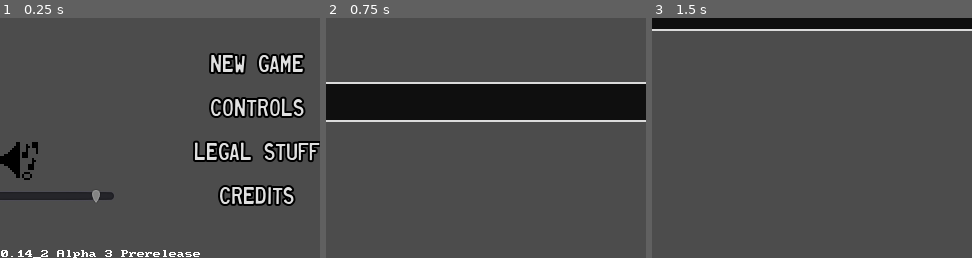
Above: before the commit, frames 1-3 (left to right).
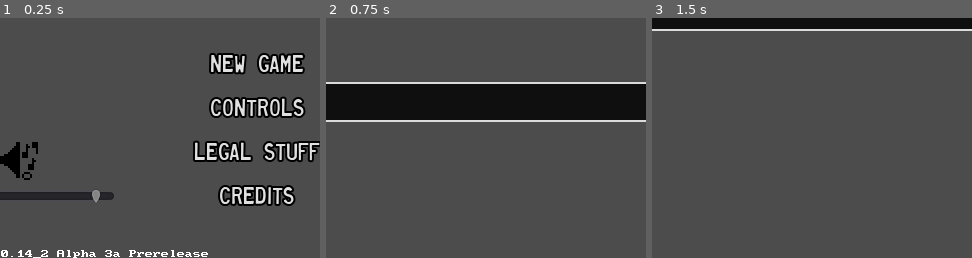
Above: after the commit, the same moments.

Repository: swashdev/minigame-madness
Game: Godot game, scene res://master/scenes/master.tscn
Same seed, same stepped clock (60 frames per second), same inputs: the game is played once before the commit and once after it.
Inputs (mouse positions are % of the whole screen's width and height, from its top left):
- Up to frame 1 (0.25 s): no input
- Up to frame 2 (0.75 s): click "New Game" at 0.5 s
- Up to frame 3 (1.5 s): tap Enter at 1.25 s; move the mouse to (72, 45) at 1.27 s; hold Right (move_right) from 1.28 s (still down); hold Space (action) from 1.28 s (still down)
The pictures show only the part of the screen within x 10-60%, y 50-100%; the shares and areas given below are measured in that part.

The runs differ from the first frame. In frame 1, 0.3% of the frame differs, in the area x 35-65%, y 96-100%; in frame 2, nothing differs; in frame 3, nothing differs.

Commit message:
[DANCE] Add two more layers of progress bars.
After the green bars fill (8 points) orange bars will fill (8 more
points) and then red bars (16 points) in order to clearly indicate a
winning score while hopefully still encouraging players to strive for
more points.

This change diverges from the branch "minigame-dance-yellow-bars" and
has been assigned a separate version number, 0.14_2-alpha.3a

Diff:
--- a/master/singletons/version.gd
+++ b/master/singletons/version.gd
@@ -6,7 +6,7 @@
 const MINOR: int = 14
 const MINOR_2nd: int = 2
 const PATCH: int = 0
-const BUILD: String = "alpha.3.pre"
+const BUILD: String = "alpha.3a.pre"
 
 
 # Returns the version number in its preferred pseudo-semantic versioning form.
--- a/mini/dance/scenes/dance_minigame.tscn
+++ b/mini/dance/scenes/dance_minigame.tscn
@@ -1,14 +1,13 @@
-[gd_scene load_steps=6 format=2]
+[gd_scene load_steps=9 format=2]
 
 [ext_resource path="res://mini/dance/scripts/dance_minigame.gd" type="Script" id=1]
 [ext_resource path="res://mini/dance/fonts/score_font.tres" type="DynamicFont" id=2]
 [ext_resource path="res://mini/dance/images/ui/arrow_target.png" type="Texture" id=3]
-
-[sub_resource type="StyleBoxFlat" id=1]
-bg_color = Color( 0, 1, 0, 1 )
-
-[sub_resource type="StyleBoxFlat" id=2]
-bg_color = Color( 0.6, 0.6, 0.6, 0.266667 )
+[ext_resource path="res://mini/dance/styles/progress_bar_3.tres" type="StyleBox" id=4]
+[ext_resource path="res://mini/dance/styles/progress_bar_1.tres" type="StyleBox" id=5]
+[ext_resource path="res://mini/dance/styles/progress_bar_invisible.tres" type="StyleBox" id=6]
+[ext_resource path="res://mini/dance/styles/progress_bar_bg.tres" type="StyleBox" id=7]
+[ext_resource path="res://mini/dance/styles/progress_bar_2.tres" type="StyleBox" id=8]
 
 [node name="DanceMinigame" type="Node2D"]
 script = ExtResource( 1 )
@@ -79,14 +78,27 @@
 "_edit_use_anchors_": false
 }
 
-[node name="ProgressBar1" type="ProgressBar" parent="."]
+[node name="ProgressBar1_1" type="ProgressBar" parent="."]
 margin_left = 60.0
 margin_top = 300.0
 margin_right = 260.0
 margin_bottom = 340.0
 rect_rotation = 270.0
-custom_styles/fg = SubResource( 1 )
-custom_styles/bg = SubResource( 2 )
+custom_styles/fg = ExtResource( 5 )
+custom_styles/bg = ExtResource( 7 )
+max_value = 8.0
+step = 1.0
+allow_greater = true
+percent_visible = false
+
+[node name="ProgressBar1_2" type="ProgressBar" parent="."]
+margin_left = 540.0
+margin_top = 300.0
+margin_right = 740.0
+margin_bottom = 340.0
+rect_rotation = 270.0
+custom_styles/fg = ExtResource( 5 )
+custom_styles/bg = ExtResource( 7 )
 max_value = 8.0
 step = 1.0
 allow_greater = true
@@ -95,17 +107,71 @@
 "_edit_use_anchors_": false
 }
 
-[node name="ProgressBar2" type="ProgressBar" parent="."]
+[node name="ProgressBar2_1" type="ProgressBar" parent="."]
+margin_left = 60.0
+margin_top = 300.0
+margin_right = 260.0
+margin_bottom = 340.0
+rect_rotation = 270.0
+custom_styles/fg = ExtResource( 8 )
+custom_styles/bg = ExtResource( 6 )
+min_value = 8.0
+max_value = 16.0
+step = 1.0
+value = 8.0
+allow_greater = true
+allow_lesser = true
+percent_visible = false
+
+[node name="ProgressBar2_2" type="ProgressBar" parent="."]
 margin_left = 540.0
 margin_top = 300.0
 margin_right = 740.0
 margin_bottom = 340.0
 rect_rotation = 270.0
-custom_styles/fg = SubResource( 1 )
-custom_styles/bg = SubResource( 2 )
+custom_styles/fg = ExtResource( 8 )
+custom_styles/bg = ExtResource( 6 )
 min_value = 8.0
+max_value = 16.0
 step = 1.0
+value = 8.0
 allow_greater = true
+allow_lesser = true
+percent_visible = false
+__meta__ = {
+"_edit_use_anchors_": false
+}
+
+[node name="ProgressBar3_1" type="ProgressBar" parent="."]
+margin_left = 60.0
+margin_top = 300.0
+margin_right = 260.0
+margin_bottom = 340.0
+rect_rotation = 270.0
+custom_styles/fg = ExtResource( 4 )
+custom_styles/bg = ExtResource( 6 )
+min_value = 16.0
+max_value = 32.0
+step = 1.0
+value = 16.0
+allow_greater = true
+allow_lesser = true
+percent_visible = false
+
+[node name="ProgressBar3_2" type="ProgressBar" parent="."]
+margin_left = 540.0
+margin_top = 300.0
+margin_right = 740.0
+margin_bottom = 340.0
+rect_rotation = 270.0
+custom_styles/fg = ExtResource( 4 )
+custom_styles/bg = ExtResource( 6 )
+min_value = 16.0
+max_value = 32.0
+step = 1.0
+value = 16.0
+allow_greater = true
+allow_lesser = true
 percent_visible = false
 __meta__ = {
 "_edit_use_anchors_": false
--- a/mini/dance/scripts/dance_minigame.gd
+++ b/mini/dance/scripts/dance_minigame.gd
@@ -43,9 +43,16 @@
 # The player's score.
 var player_score: int = 0
 
+# The progress bars are split into three sections.
+onready var progress_bar_1: ProgressBar = $ProgressBar1_1
+onready var progress_bar_2: ProgressBar = $ProgressBar2_1
+onready var progress_bar_3: ProgressBar = $ProgressBar3_1
+
 
 func _ready():
-	$ProgressBar1.share( $ProgressBar2 )
+	progress_bar_1.share( $ProgressBar1_2 )
+	progress_bar_2.share( $ProgressBar2_2 )
+	progress_bar_3.share( $ProgressBar3_2 )
 
 
 # Override `start` and `stop` to start the arrow timer.  `start` will also spawn
@@ -100,7 +107,9 @@
 # An arrow has despawned, causing the minigame to increment the player's score.
 func _add_score( score: int ):
 	player_score += score
-	$ProgressBar1.value += score
+	progress_bar_1.set_value( player_score )
+	progress_bar_2.set_value( player_score )
+	progress_bar_3.set_value( player_score )
 
 	if score <= MISS:
 		announcer.set_text( "MISS" )
--- /dev/null
+++ b/mini/dance/styles/progress_bar_1.tres
@@ -0,0 +1,4 @@
+[gd_resource type="StyleBoxFlat" format=2]
+
+[resource]
+bg_color = Color( 0, 1, 0, 1 )
--- /dev/null
+++ b/mini/dance/styles/progress_bar_2.tres
@@ -0,0 +1,4 @@
+[gd_resource type="StyleBoxFlat" format=2]
+
+[resource]
+bg_color = Color( 1, 0.501961, 0, 1 )
--- /dev/null
+++ b/mini/dance/styles/progress_bar_3.tres
@@ -0,0 +1,4 @@
+[gd_resource type="StyleBoxFlat" format=2]
+
+[resource]
+bg_color = Color( 1, 0, 0, 1 )
--- /dev/null
+++ b/mini/dance/styles/progress_bar_bg.tres
@@ -0,0 +1,4 @@
+[gd_resource type="StyleBoxFlat" format=2]
+
+[resource]
+bg_color = Color( 0.6, 0.6, 0.6, 0.266667 )
--- /dev/null
+++ b/mini/dance/styles/progress_bar_invisible.tres
@@ -0,0 +1,4 @@
+[gd_resource type="StyleBoxFlat" format=2]
+
+[resource]
+bg_color = Color( 0, 0, 0, 0 )
Not shown, changed: CHANGELOG.md
